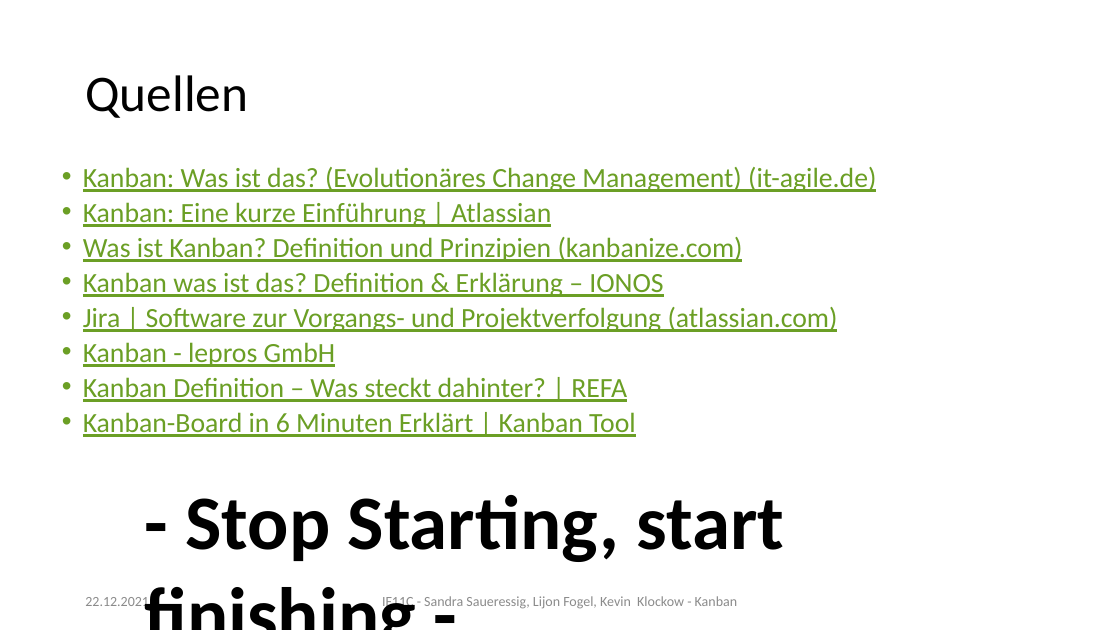
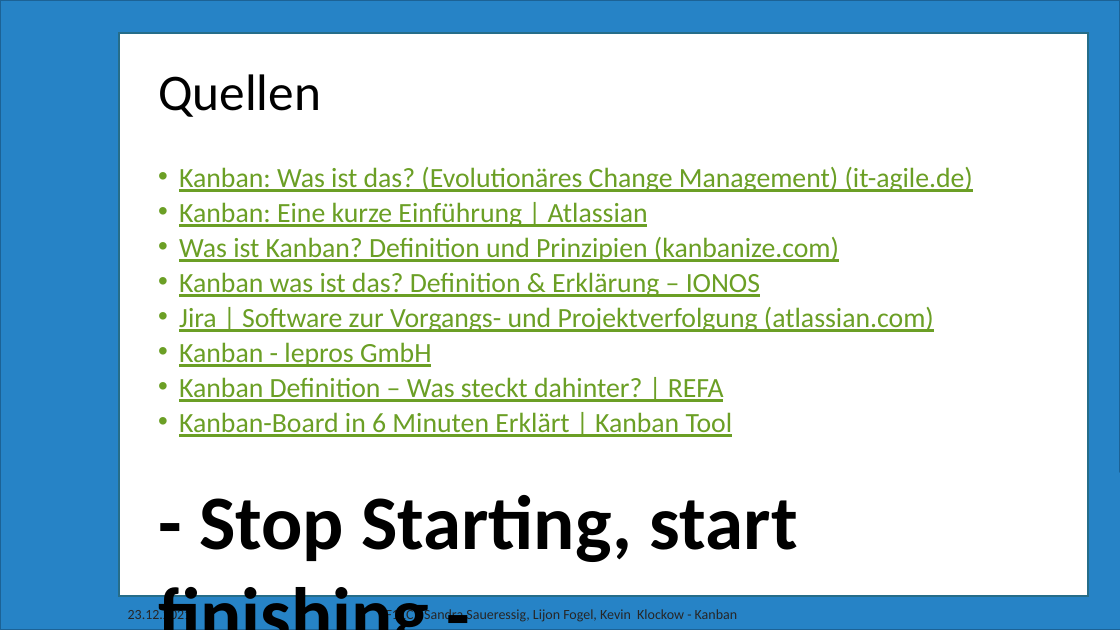
Before and after one commit to myLogic207/myLogic207.github.io, a slide deck: slide 11 of IF11C/plusd/resources/Kanban/Kanban_präs_new.pptx. Drawn at 1120x630 pixels with LibreOffice and Linux fonts; fonts in the diff are those of the drawing; grey boxes stand for pictures; background and template pictures are left out. Boxes give left, top, right and bottom in pixels: in the first picture for what was removed or moved away, otherwise in the second. Text is boxed around its words. In the diff, an @@ line names an element or a change of style, - is before the commit and + after.

```diff
--- a/IF11C/plusd/resources/Kanban/Kanban_präs_new.pptx
+++ b/IF11C/plusd/resources/Kanban/Kanban_präs_new.pptx
@@ freeform shape added at (0, 0, 1120, 630), fill #84ACB6, outline #588894 1.5 pt @@
@@ freeform shape added at (0, 0, 1120, 629), fill #58B6C0, outline #3A8F98 1.5 pt @@
@@ freeform shape added at (0, 0, 1120, 629), fill #7A8C8E, outline #5B696B 1.5 pt @@
@@ freeform shape added at (0, 0, 1120, 630), fill #2683C6, outline #1D6294 1.5 pt @@
@@ rectangle added at (119, 32, 1088, 595), fill #FFFFFF, outline #5B696B 1.5 pt @@
@@ rectangle added at (119, 33, 1088, 596), fill #FFFFFF, outline #266D8A 1.5 pt @@
@@ title "Quellen": place and size @@
-title "Quellen" at (85, 75, 248, 118)
+title "Quellen" at (158, 74, 321, 117)
@@ text "Kanban: Was ist das? (Evolutionäres ...": place and size @@
-text "Kanban: Was ist das? (Evolutionäres ..." at (83, 167, 876, 437)
+text "Kanban: Was ist das? (Evolutionäres ..." at (179, 167, 973, 437)
@@ picture added at (1115, 344, 1120, 439) @@
@@ text "- Stop Starting, start finishing ...": place and size @@
-text "- Stop Starting, start finishing ..." at (185, 495, 784, 562)
+text "- Stop Starting, start finishing ..." at (199, 495, 798, 562)
@@ text at (128, 607, 192, 623): text changed; text colour #8C8C8C to #262626 @@
-22.12.2021
+23.12.2021
@@ text "IF11C - Sandra Saueressig, Lijon ...": place and size @@
-text "IF11C - Sandra Saueressig, Lijon ..." at (382, 594, 737, 610)
+text "IF11C - Sandra Saueressig, Lijon ..." at (382, 607, 737, 623)
@@ text "IF11C - Sandra Saueressig, Lijon ..." at (382, 607, 737, 623): text colour #8C8C8C to #262626 @@
```
Also in this commit, not shown: 10 other slides changed, 1 slide added, 4 other files.
